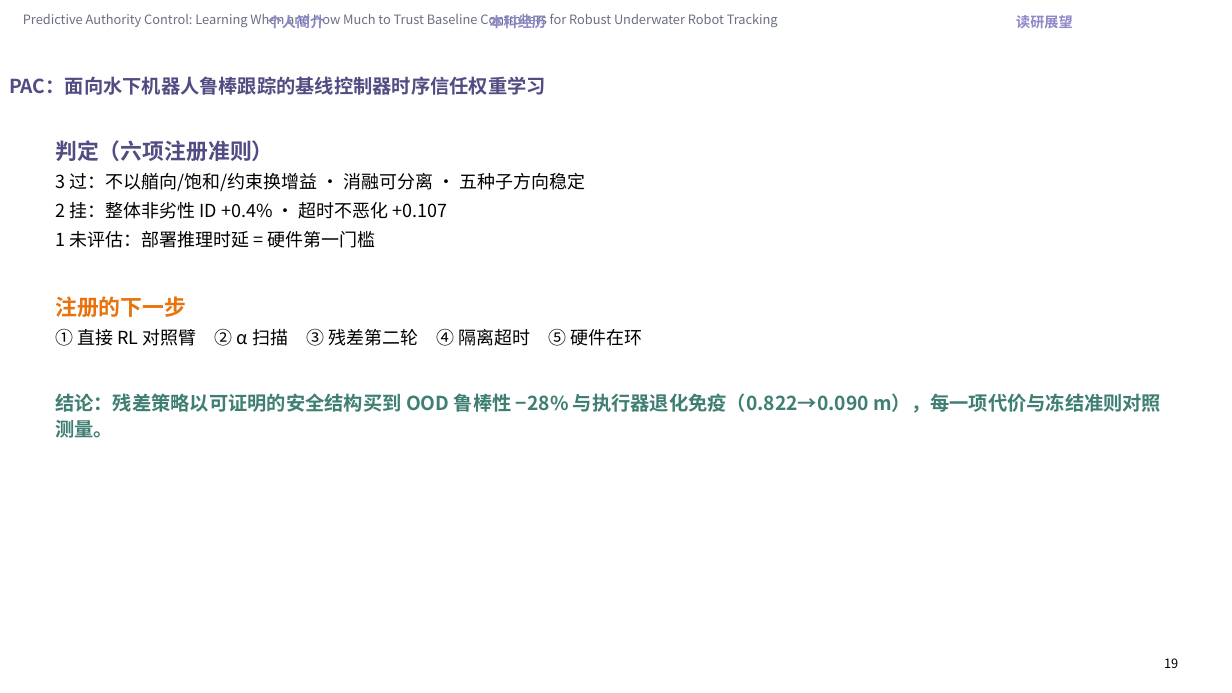
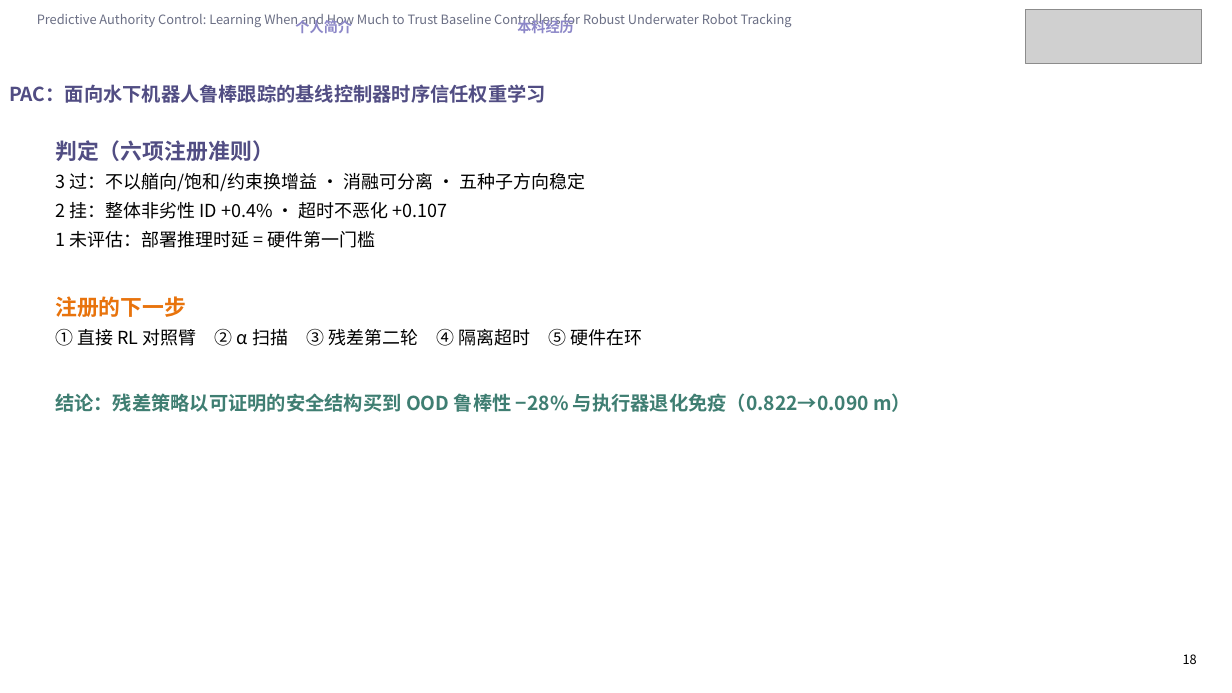
Before and after one commit to Jiacheng-Tian/predictive-authority-control, a slide deck: slide 18 of paper/PAC_组会答辩_完整版.pptx (slide 19 before the commit). Drawn at 1232x693 pixels with LibreOffice and Linux fonts; fonts in the diff are those of the drawing; grey boxes stand for pictures. Boxes give left, top, right and bottom in pixels: in the first picture for what was removed or moved away, otherwise in the second. Text is boxed around its words. In the diff, an @@ line names an element or a change of style, - is before the commit and + after.

```diff
--- a/paper/PAC_组会答辩_完整版.pptx
+++ b/paper/PAC_组会答辩_完整版.pptx
@@ text "Predictive Authority Control: Learning When ...": place and size @@
-text "Predictive Authority Control: Learning When ..." at bbox=[23, 13, 778, 28]
+text "Predictive Authority Control: Learning When ..." at bbox=[37, 13, 792, 28]
@@ text "个人简介": place and size @@
-text "个人简介" at bbox=[268, 14, 325, 28]
+text "个人简介" at bbox=[295, 18, 352, 33]
@@ text "本科经历" rewrapped from bbox=[490, 14, 547, 28] to bbox=[517, 18, 574, 36] @@
@@ text removed at bbox=[1016, 15, 1073, 28] @@
-读研展望
@@ picture added at bbox=[1026, 9, 1202, 64] @@
@@ text "PAC：面向水下机器人鲁棒跟踪的基线控制器时序信任权重学习": place and size @@
-text "PAC：面向水下机器人鲁棒跟踪的基线控制器时序信任权重学习" at bbox=[9, 76, 546, 95]
+text "PAC：面向水下机器人鲁棒跟踪的基线控制器时序信任权重学习" at bbox=[9, 84, 546, 103]
@@ text at bbox=[55, 393, 911, 412]: text changed @@
-结论：残差策略以可证明的安全结构买到 OOD 鲁棒性 −28% 与执行器退化免疫（0.822→0.090 m），每一项代价与冻结准则对照测量。
+结论：残差策略以可证明的安全结构买到 OOD 鲁棒性 −28% 与执行器退化免疫（0.822→0.090 m）
@@ text removed at bbox=[1164, 658, 1178, 668] @@
-19
@@ text added at bbox=[1183, 654, 1197, 664], 10 pt, text #000000 @@
+18
```
Also in this commit, not shown: 16 other slides changed, 2 slides added, 3 slides removed, 1 other file.
